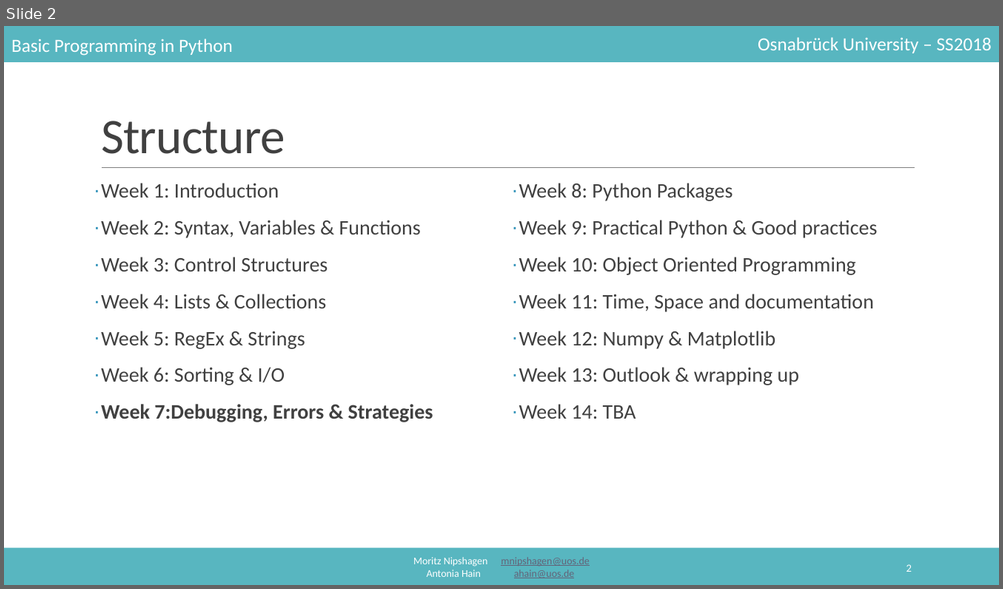
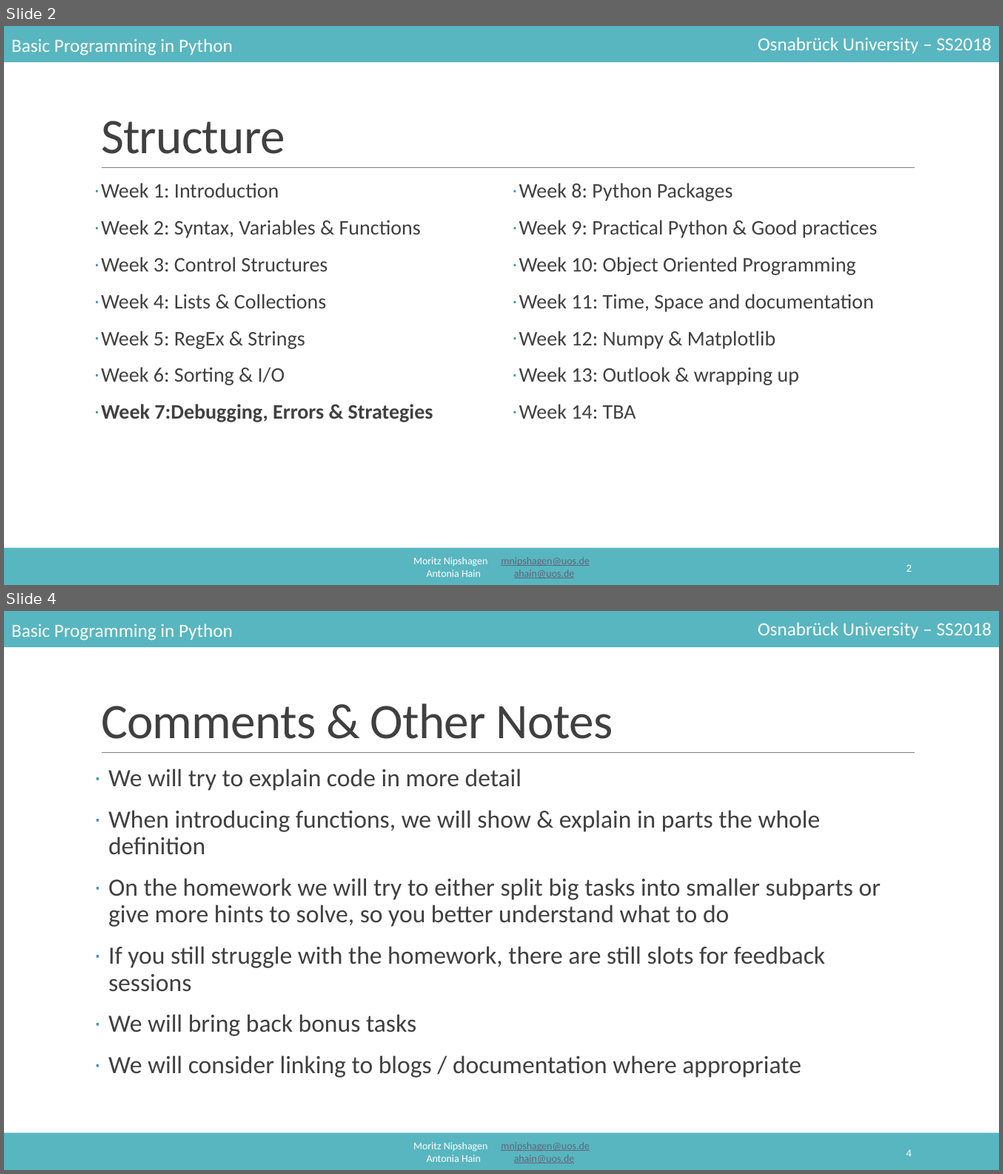
Before and after one commit to mnipshagen/monty, a slide deck: 2018/07/07_Debugging_errors_and_strategies.pptx. Shown one above the other, each under a label of ours: slide 2 before the commit, slides 2 and 4 after it; the slides between them are not shown. The pictures are 1003x589 and 1003x1174 pixels, drawn with LibreOffice and Linux fonts; fonts in the diff are those of the drawing. Boxes give left, top, right and bottom in pixels: in the first picture for what was removed or moved away, otherwise in the second. Text is boxed around its words. In the diff, an @@ line names an element or a change of style, - is before the commit and + after.

Commit message:
bringin up to date

```diff
--- a/2018/07/07_Debugging_errors_and_strategies.pptx
+++ b/2018/07/07_Debugging_errors_and_strategies.pptx
@@ slide 4 added at (x1=4, y1=611, x2=999, y2=1170), background #FFFFFF; not listed: 6 template elements that a slide beside it also shows @@
@@ title added at (x1=101, y1=703, x2=612, y2=739), 48 pt, text #404040 @@
+Comments & Other Notes
@@ text added at (x1=108, y1=769, x2=880, y2=1078), 24 pt, text #404040 @@
+· We will try to explain code in more detail
+· When introducing functions, we will show & explain in parts the whole definition
+· On the homework we will try to either split big tasks into smaller subparts or give more hints to solve, so you better understand what to do
+· If you still struggle with the homework, there are still slots for feedback sessions
+· We will bring back bonus tasks
+· We will consider linking to blogs / documentation where appropriate
@@ page number added at (x1=906, y1=1150, x2=911, y2=1157), 10.5 pt, text #FFFFFF @@
+4
```
Also in this commit, not shown: 1 slide changed, 77 other slides added, 9 other files.
